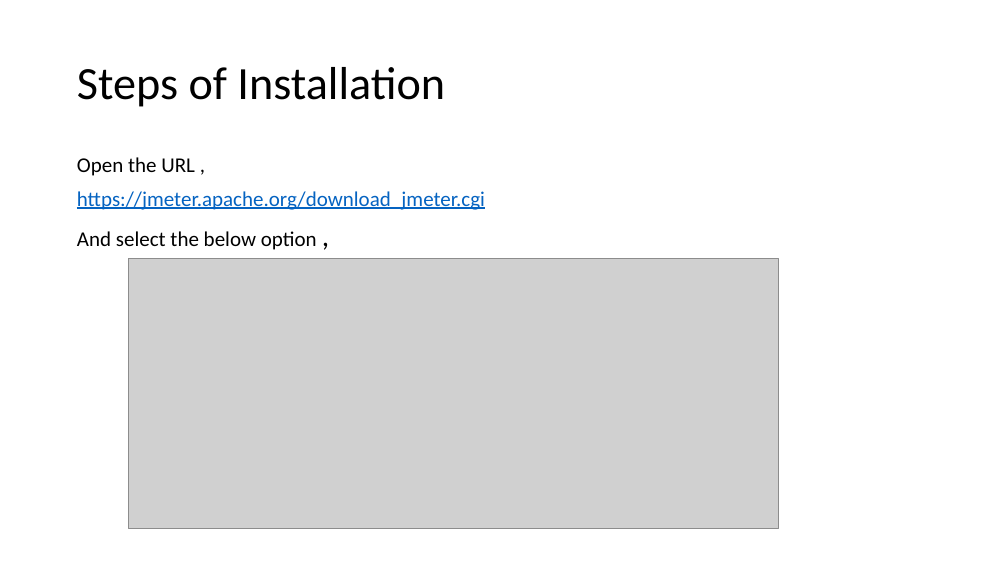
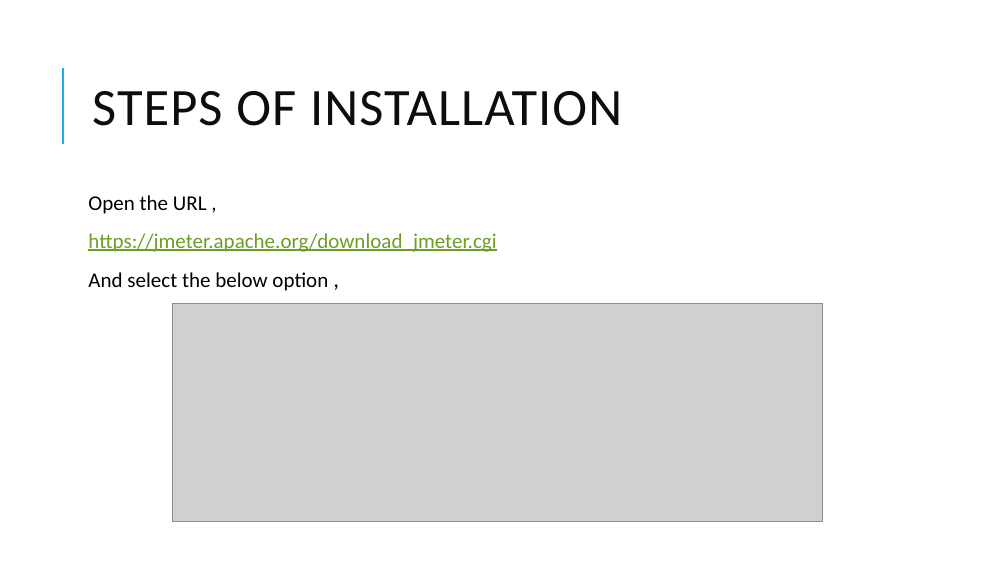
Before and after one commit to skandhwa/SimplilearnNew, a slide deck: slide 7 of Load Testing -Jmeter.pptx. Drawn at 1008x567 pixels with LibreOffice and Linux fonts; fonts in the diff are those of the drawing; grey boxes stand for pictures. Boxes give left, top, right and bottom in pixels: in the first picture for what was removed or moved away, otherwise in the second. Text is boxed around its words. In the diff, an @@ line names an element or a change of style, - is before the commit and + after.

```diff
--- a/Load Testing -Jmeter.pptx
+++ b/Load Testing -Jmeter.pptx
@@ line added from (63, 144) to (63, 68), #1CADE4 1.5 pt @@
@@ title at (92,91,622,126): text changed; size 44 to 50 pt; text colour #000000 to #0D0D0D @@
-Steps of Installation
+STEPS OF INSTALLATION
@@ text "Open the URL ,": place and size @@
-text "Open the URL ," at (77,157,485,250)
+text "Open the URL ," at (88,195,496,291)
@@ text "Open the URL ," at (88,195,496,291): text colour #0563C1 to #6B9F25 in "https://jmeter.apache.org/download_jmeter.cgi"; size 28 to 22 pt in ","; more space between paragraphs @@
@@ picture: place and size @@
-picture at (129,259,779,529)
+picture at (172,303,823,522)
```
Also in this commit, not shown: 18 other slides changed, 14 slides added, 7 other files.
